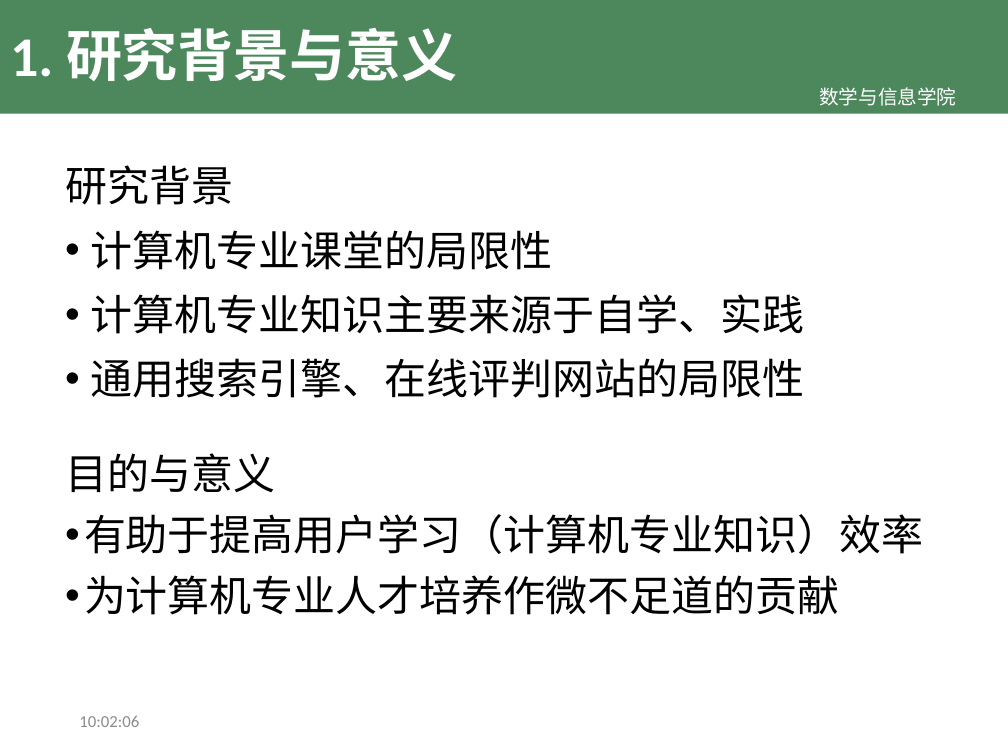
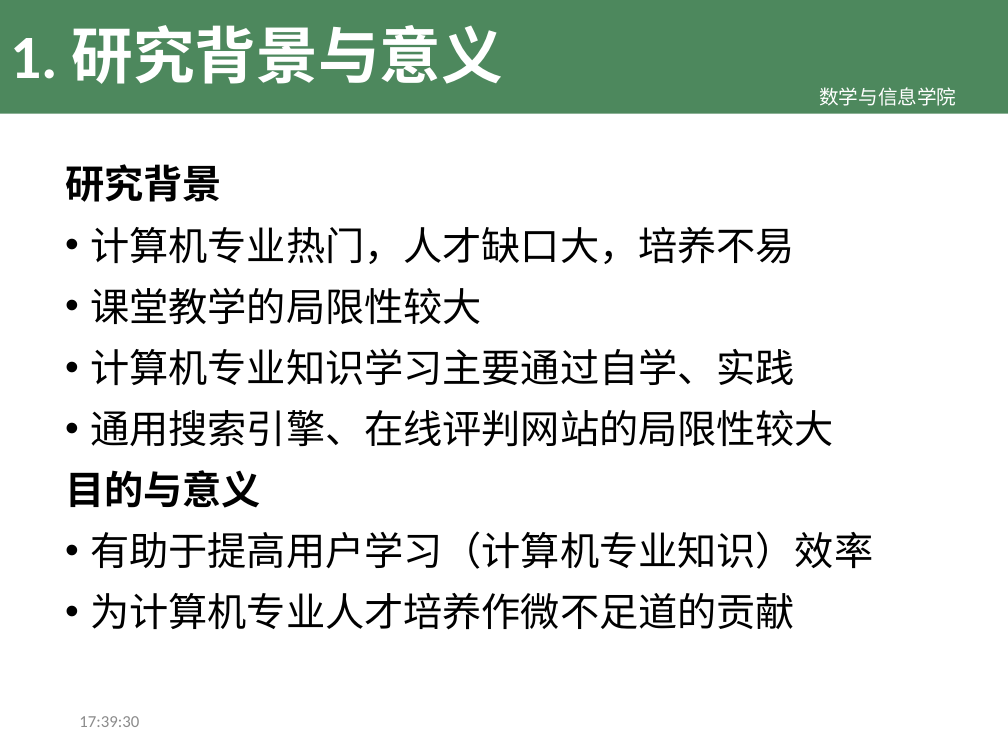
Before and after one commit to TeslaCN/graduation, a slide deck: slide 3 of 基于Scrapy框架的计算机专业学习资源网站_吴伟杰.pptx. Drawn at 1008x756 pixels with LibreOffice and Linux fonts; fonts in the diff are those of the drawing; background and template pictures are left out. Boxes give left, top, right and bottom in pixels: in the first picture for what was removed or moved away, otherwise in the second. Text is boxed around its words. In the diff, an @@ line names an element or a change of style, - is before the commit and + after.

```diff
--- a/基于Scrapy框架的计算机专业学习资源网站_吴伟杰.pptx
+++ b/基于Scrapy框架的计算机专业学习资源网站_吴伟杰.pptx
@@ title "1. 研究背景与意义" at <box>10,25,503,84</box>: size 40 to 44 pt @@
@@ text at <box>65,164,222,202</box>: size 30 to 28 pt, bold on in "研究背景" @@
@@ text at <box>65,227,873,630</box>: text changed; size 30 to 28 pt @@
-• 计算机专业课堂的局限性
-• 计算机专业知识主要来源于自学、实践
-• 通用搜索引擎、在线评判网站的局限性
+• 计算机专业热门，人才缺口大，培养不易
+• 课堂教学的局限性较大
+• 计算机专业知识学习主要通过自学、实践
+• 通用搜索引擎、在线评判网站的局限性较大
+目的与意义
+• 有助于提高用户学习（计算机专业知识）效率
+• 为计算机专业人才培养作微不足道的贡献
@@ text removed at <box>65,453,924,615</box> @@
-目的与意义
-• 有助于提高用户学习（计算机专业知识）效率
-• 为计算机专业人才培养作微不足道的贡献
@@ text at <box>79,716,139,727</box>: text changed @@
-10:02:06
+17:39:30
```
Also in this commit, not shown: 7 other slides changed, 4 slides added, 1 slide removed, 7 other files.
